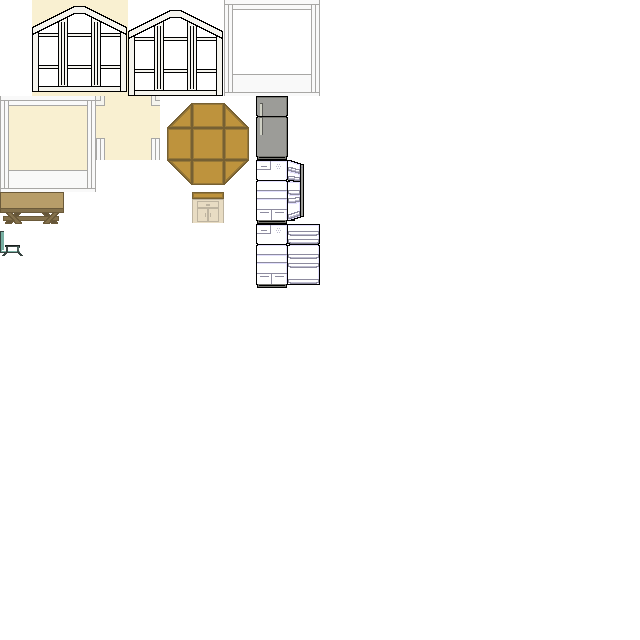
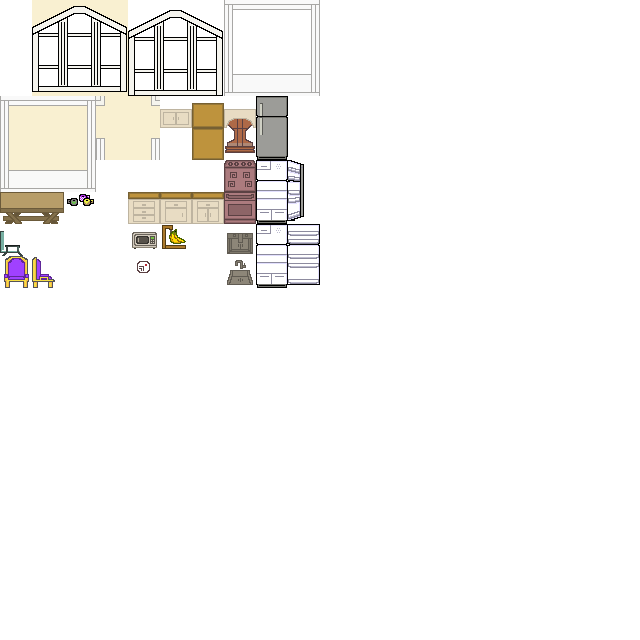
Layered file, before and after one edit (640 × 640). Changes by layer:
added layer "Layer 55" above "Layer 54" over [160, 109, 256, 153]
added layer "Layer 54" above "Layer 53" over [137, 261, 150, 273]
renamed "Layer 21" to "Layer 53", painted on it over [4, 103, 256, 288]
removed layer "Layer 14" over [4, 103, 256, 288]
